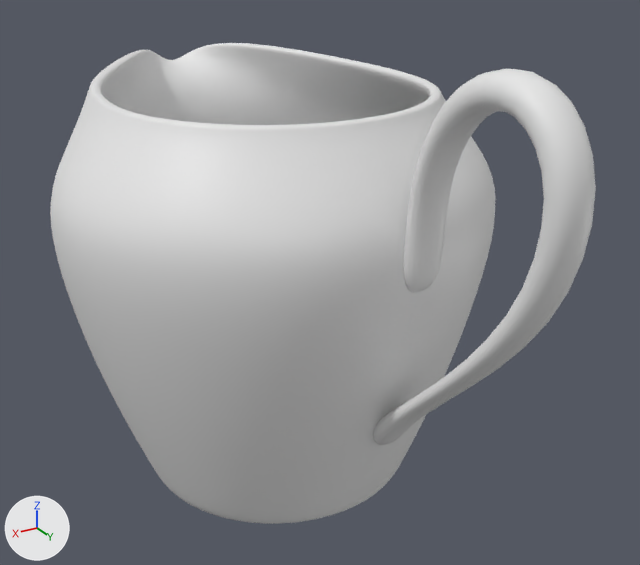
Two versions of the Blender file Blender/Modelling/milk_mug.blend, one commit apart.
Both versions are drawn from a 50 mm camera at (0.0993, 0.1882, 0.1407) aimed at (-0.0026, 0.0184, 0.0558). The lights are fixed; the arrows at lower left show +X, +Y and +Z. The same objects are shown in both versions, whatever each file hides.

Objects in the first picture: 'Plane', 'mug_build'.
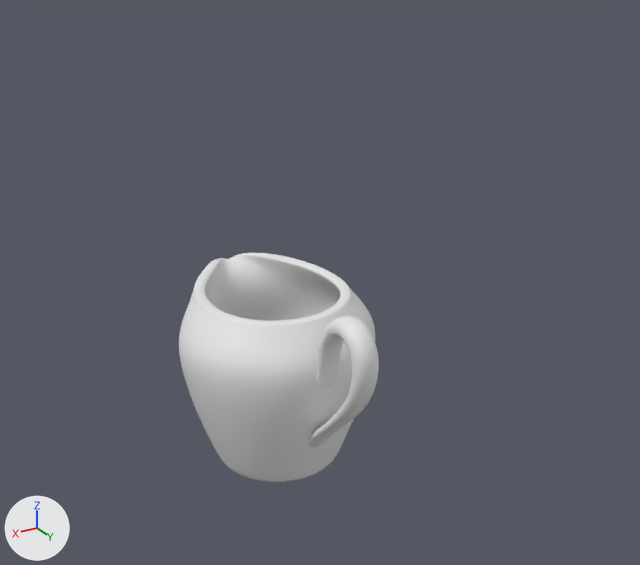
Commit message: smaller milk mug

What differs and where, as boxes (x1, y1, x2, y2) in the pictures (640 x 565 px):
'mug_build', mesh rescaled (56% narrower, 52% shorter)
    before: (50, 43, 496, 524)
    after: (179, 253, 376, 482)
'Plane', reshaped, modifiers changed (68% narrower, 65% shorter)
    before: (373, 69, 596, 445)
    after: (308, 316, 379, 447)

The change in detail:
me_plane has 91 vertices, 80 faces and spans x 0.0..0.055, y -0.0631..0.055, z 0.0..0.1045.
me_plane is used by ob_mug_build; location (0.0, 0.0, 0.0).
me_plane part 1: the whole mesh is scaled about the mesh origin by 0.471.
me_plane_001 has 20 vertices, 9 faces and spans x 0.0, y 0.041..0.0986, z 0.0211..0.1178.
me_plane_001 is used by ob_plane; location (0.0, 0.0, 0.0).
Part 2, on me_plane_001:
Vertex 0 of me_plane_001 moves from (0.0, 0.0499, 0.0303) to (0.0, 0.0235, 0.0142).
Vertex 1 of me_plane_001 moves from (0.0, 0.091, 0.0987) to (0.0, 0.0411, 0.0455).
Vertex 2 of me_plane_001 moves from (0.0, 0.0459, 0.0338) to (0.0, 0.0212, 0.0168).
Vertex 3 of me_plane_001 moves from (0.0, 0.0986, 0.1013) to (0.0, 0.0464, 0.0477).
Vertex 4 of me_plane_001 moves from (0.0, 0.0637, 0.0445) to (0.0, 0.03, 0.0209).
Vertex 5 of me_plane_001 moves from (0.0, 0.0609, 0.0469) to (0.0, 0.0283, 0.0226).
Vertex 6 of me_plane_001 moves from (0.0, 0.0922, 0.0718) to (0.0, 0.0434, 0.0338).
Vertex 7 of me_plane_001 moves from (0.0, 0.0861, 0.0747) to (0.0, 0.0393, 0.0358).
Vertex 8 of me_plane_001 moves from (0.0, 0.0814, 0.1096) to (0.0, 0.0372, 0.0492).
Vertex 9 of me_plane_001 moves from (0.0, 0.0852, 0.1178) to (0.0, 0.0401, 0.0555).
Vertex 10 of me_plane_001 moves from (0.0, 0.0684, 0.1067) to (0.0, 0.0324, 0.0485).
Vertex 11 of me_plane_001 moves from (0.0, 0.0642, 0.1144) to (0.0, 0.0302, 0.0538).
Vertex 12 of me_plane_001 moves from (0.0, 0.0588, 0.0931) to (0.0, 0.029, 0.0432).
Vertex 13 of me_plane_001 moves from (0.0, 0.0537, 0.0944) to (0.0, 0.0253, 0.0444).
Vertex 14 of me_plane_001 moves from (0.0, 0.0574, 0.0774) to (0.0, 0.0276, 0.0362).
Vertex 15 of me_plane_001 moves from (0.0, 0.0533, 0.0778) to (0.0, 0.0251, 0.0366).
Vertex 16 of me_plane_001 moves from (0.0, 0.045, 0.0211) to (0.0, 0.0212, 0.0099).
Vertex 17 of me_plane_001 moves from (0.0, 0.041, 0.027) to (0.0, 0.0189, 0.0136).
Vertex 18 of me_plane_001 moves from (0.0, 0.057, 0.0663) to (0.0, 0.0274, 0.031).
Vertex 19 of me_plane_001 moves from (0.0, 0.0507, 0.064) to (0.0, 0.0239, 0.0301).
Object 'Plane' (ob_plane) has a SOLIDIFY modifier named 'Solidify'.
Modifier setting: thickness = 0.007.
Modifier setting: offset = 0.0.
